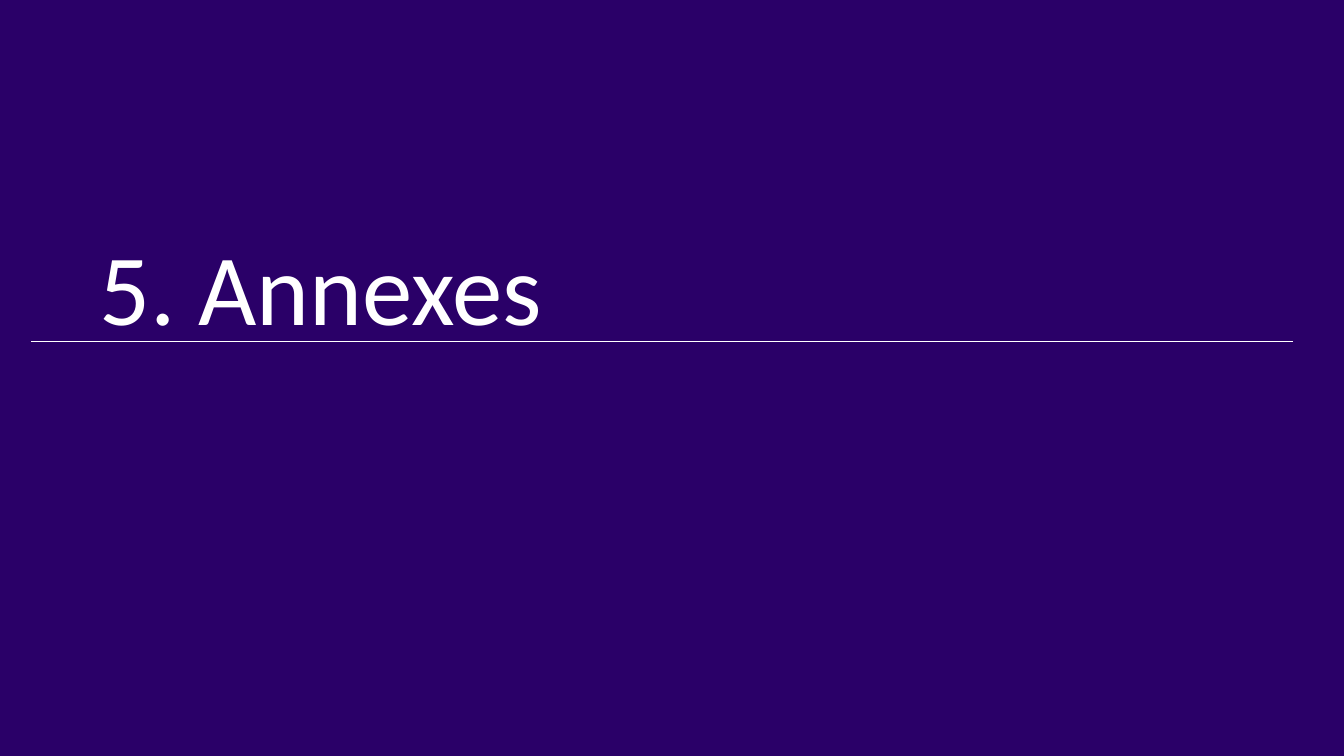
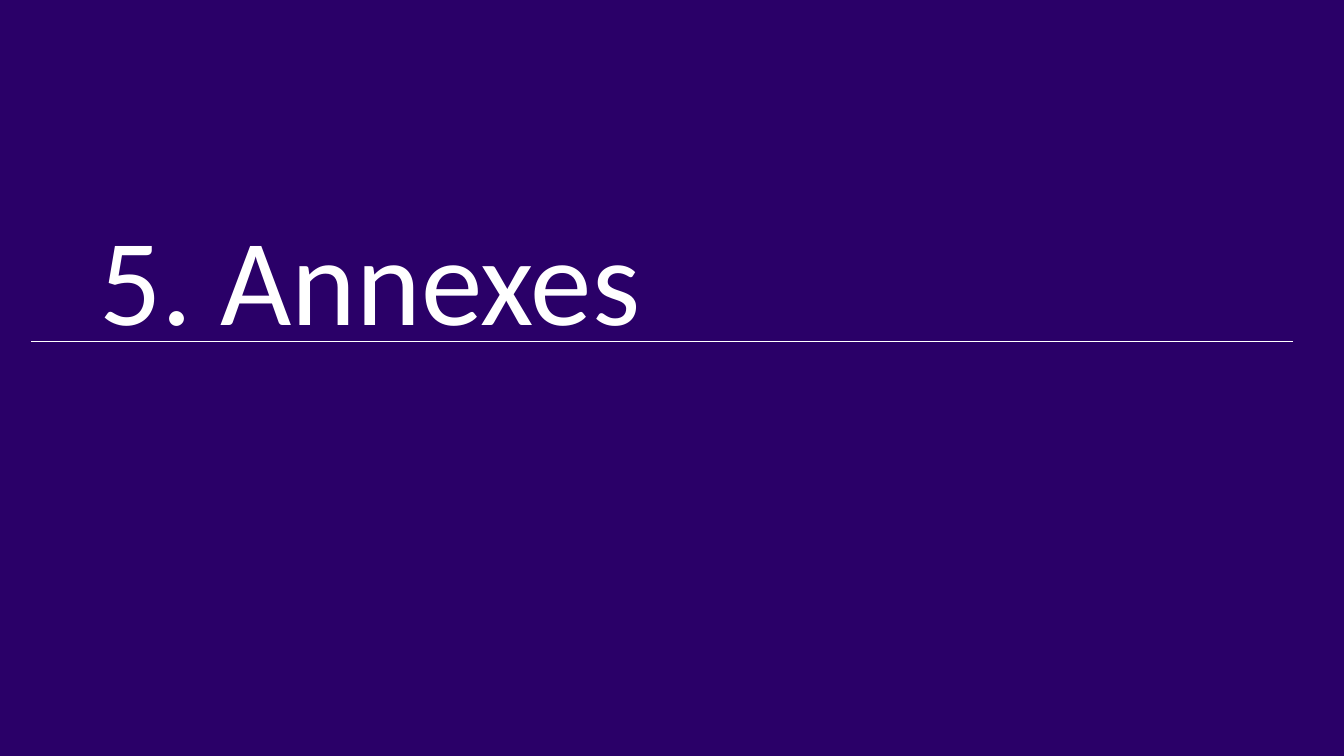
Before and after one commit to EtudiantOC2/implement_scoring_model_v2, a slide deck: slide 28 of evaluation/P7_Presentation.pptx (slide 26 before the commit). Drawn at 1344x756 pixels with LibreOffice and Linux fonts; fonts in the diff are those of the drawing. Boxes give left, top, right and bottom in pixels: in the first picture for what was removed or moved away, otherwise in the second. Text is boxed around its words. In the diff, an @@ line names an element or a change of style, - is before the commit and + after.

```diff
--- a/evaluation/P7_Presentation.pptx
+++ b/evaluation/P7_Presentation.pptx
@@ rectangle "5. Annexes" at [0, 0, 1344, 756]: size 72 to 88 pt @@
```
Also in this commit, not shown: 10 other slides changed, 1 slide added, 1 other file.
